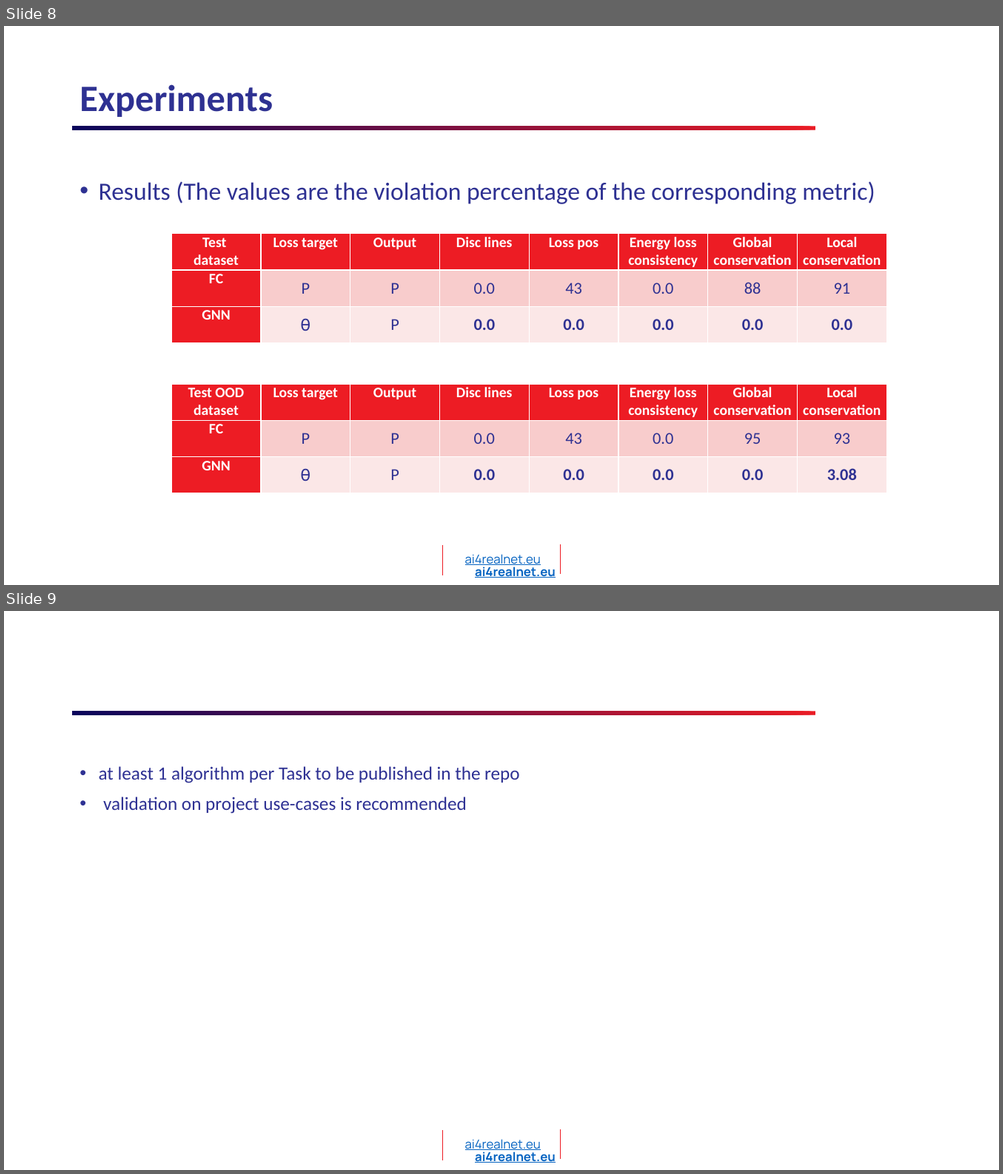
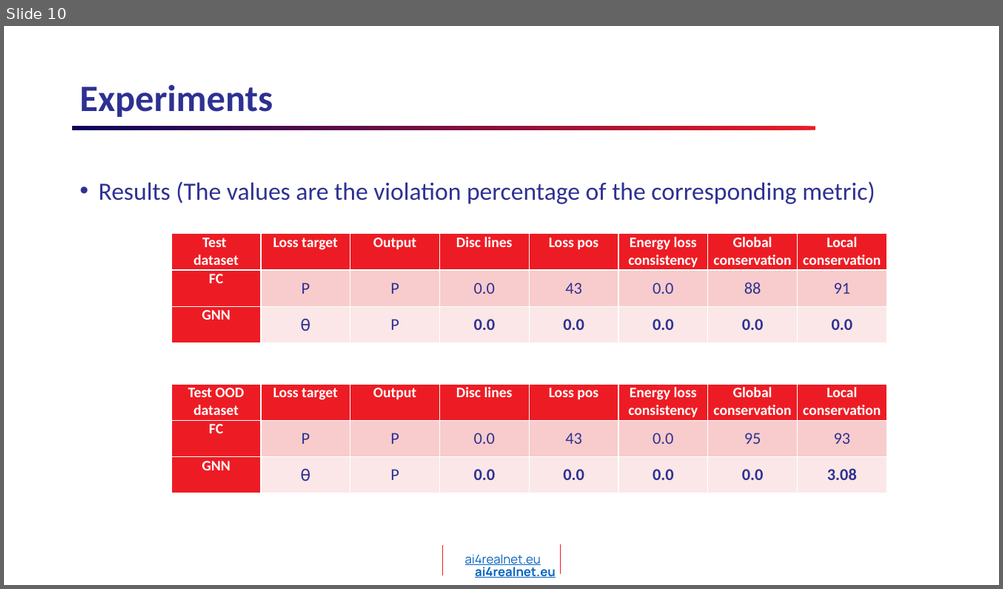
Before and after one commit to AI4REALNET/T2.1_graph_neural_solver, a slide deck: T2.1_KAI_GNN_IRTSX.pptx. Shown one above the other, each under a label of ours: slides 8 and 9 before the commit, slide 10 after it. The pictures are 1003x1174 and 1003x589 pixels, drawn with LibreOffice and Linux fonts; fonts in the diff are those of the drawing; background and template pictures are left out. Boxes give left, top, right and bottom in pixels: in the first picture for what was removed or moved away, otherwise in the second. Text is boxed around its words. In the diff, an @@ line names an element or a change of style, - is before the commit and + after.

```diff
--- a/T2.1_KAI_GNN_IRTSX.pptx
+++ b/T2.1_KAI_GNN_IRTSX.pptx
@@ slide 9 removed at (x1=4, y1=611, x2=999, y2=1170), background #FFFFFF; not listed: 5 template elements that a slide beside it also shows @@
@@ text removed at (x1=99, y1=766, x2=519, y2=814) @@
-• at least 1 algorithm per Task to be published in the repo
-• validation on project use-cases is recommended
@@ what was slide 8 is now slide 10 @@
```
Also in this commit, not shown: 4 slides changed, 3 slides added.
